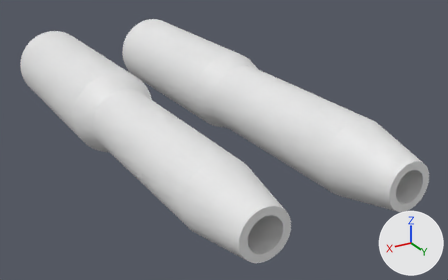
A saved change to the Blender file 3D-Models/Iron-Pen/Iron-pen.blend.
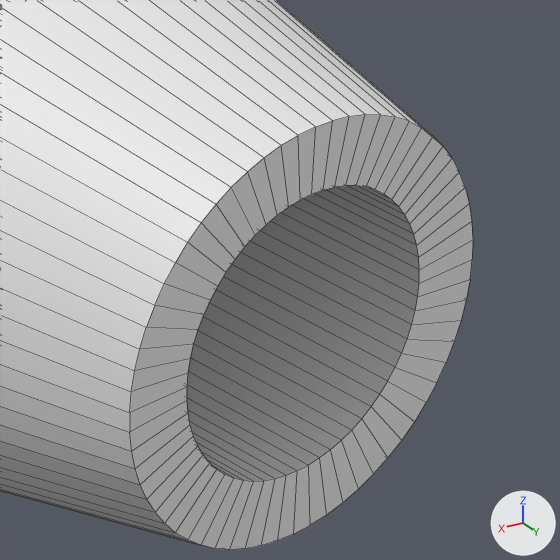
Old and new are each drawn whole from a camera (50 mm lens) standing at (0.0309, 0.1026, 0.0331) and looking at (-0.0138, 0.028, -0.0042) and again close up on the part from 84% to 98% of the width and 53% to 76% of the height. The lights are fixed; the arrows at lower right show +X, +Y and +Z. The older version's two pictures come first. The close-ups show mesh edges as thin lines.

The older version as bpy lines, for what is in view:
```python
me_cylinder_005 = bpy.data.meshes.new('Cylinder.005')
me_cylinder_005.from_pydata(...)  # 832 vertices, 832 faces; spans x -0.0063..0.0063, y -0.0063..0.0063, z -0.0591..0.011
ob_cylinder_005 = bpy.data.objects.new('Cylinder.005', me_cylinder_005)
ob_cylinder_005.location = (-0.02, 0.0, 0.0)
ob_cylinder_005.rotation_euler = (1.571, 0.0, 0.0)  # degrees (90, 0, 0)
_m = ob_cylinder_005.modifiers.new('Boolean', 'BOOLEAN')
_m.object = ob_cube_007
_m.solver = 'FLOAT'
_m = ob_cylinder_005.modifiers.new('Boolean.002', 'BOOLEAN')
_m.object = ob_cube_009
_m.solver = 'FLOAT'
_m = ob_cylinder_005.modifiers.new('Boolean.001', 'BOOLEAN')
_m.object = ob_cube_008
_m.operation = 'UNION'
_m.solver = 'FLOAT'
```
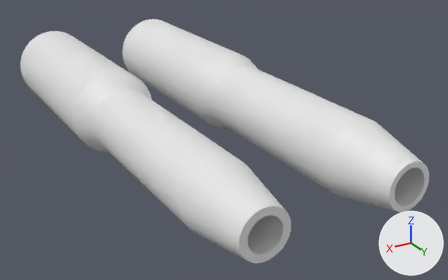
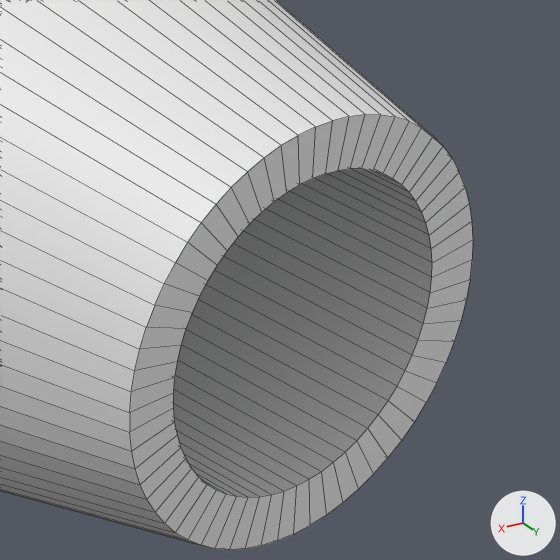
Pixel boxes [x1, y1, x2, y2] of what changed, in the close-ups (560 x 560 px; the box of a moved part takes in the faces that stretch with it):
part 1 of me_cylinder_005, moved or reshaped
    both: [130, 114, 473, 550]

What the commit changed:
me_cylinder_005 has 832 vertices, 832 faces and spans x -0.0063..0.0063, y -0.0063..0.0063, z -0.0591..0.011.
me_cylinder_005 is used by ob_cylinder_005; location (-0.02, 0.0, 0.0); rotation (1.571, 0.0, 0.0), in degrees (90, 0, 0).
me_cylinder_005 part 1: all 128 vertices in x -0.0021..0.0021, y -0.0021..0.0021, z -0.0591..-0.0507 are scaled about their middle by (1.11, 1.11, 1).
me_cube_008 has 110 vertices, 125 faces and spans x -0.005..0.005, y -0.0016..0.0163, z -0.004..0.0.
me_cube_008 is used by ob_cube_008; location (-0.02, 0.003, 0.005).
me_cube_008 part 2: all 3 vertices in x -0.0032, y -0.0016..0.0143, z -0.004 are moved by (-0.0003, 0.0, 0.0).
me_cube_008 part 3: all 3 vertices in x -0.0032, y -0.0016..0.0143, z -0.0024 are moved by (-0.0003, 0.0, 0.0004).
me_cube_008 part 4: 9 of the vertices in x -0.005..0.005, y 0.0143..0.0163, z -0.0024 are moved by (0.0, 0.0, 0.0001).
me_cube_008 part 5: 2 of the vertices in x -0.005, y -0.0016..-0.0006, z -0.0024 are moved by (0.0, 0.0, 0.0001).
me_cube_008 part 6: 2 of the vertices in x 0.005, y -0.0016..-0.0006, z -0.0024 are moved by (0.0, 0.0, 0.0001).
me_cube_008 part 7: all 5 vertices in x -0.0025..0.0025, y -0.0016..0.0143, z -0.0024 are moved by (0.0, 0.0, 0.0004).
me_cube_008 part 8: all 3 vertices in x 0.0032, y -0.0016..0.0143, z -0.004 are moved by (0.0003, 0.0, 0.0).
me_cube_008 part 9: all 3 vertices in x 0.0032, y -0.0016..0.0143, z -0.0024 are moved by (0.0003, 0.0, 0.0004).
